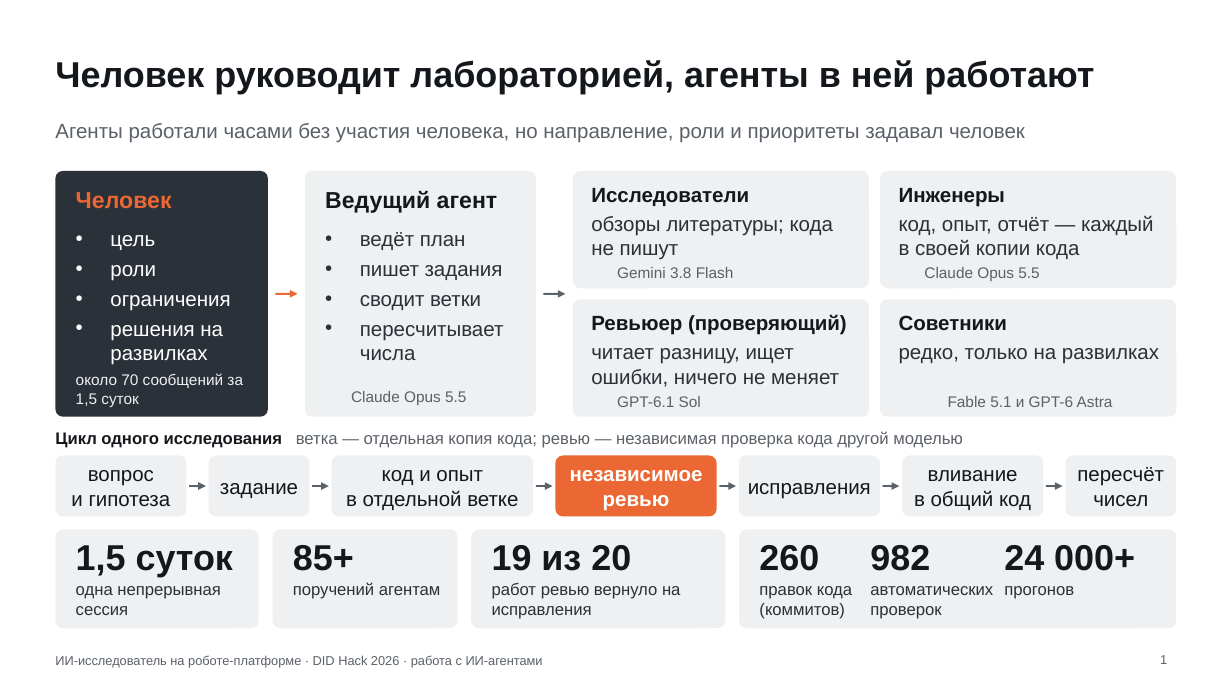
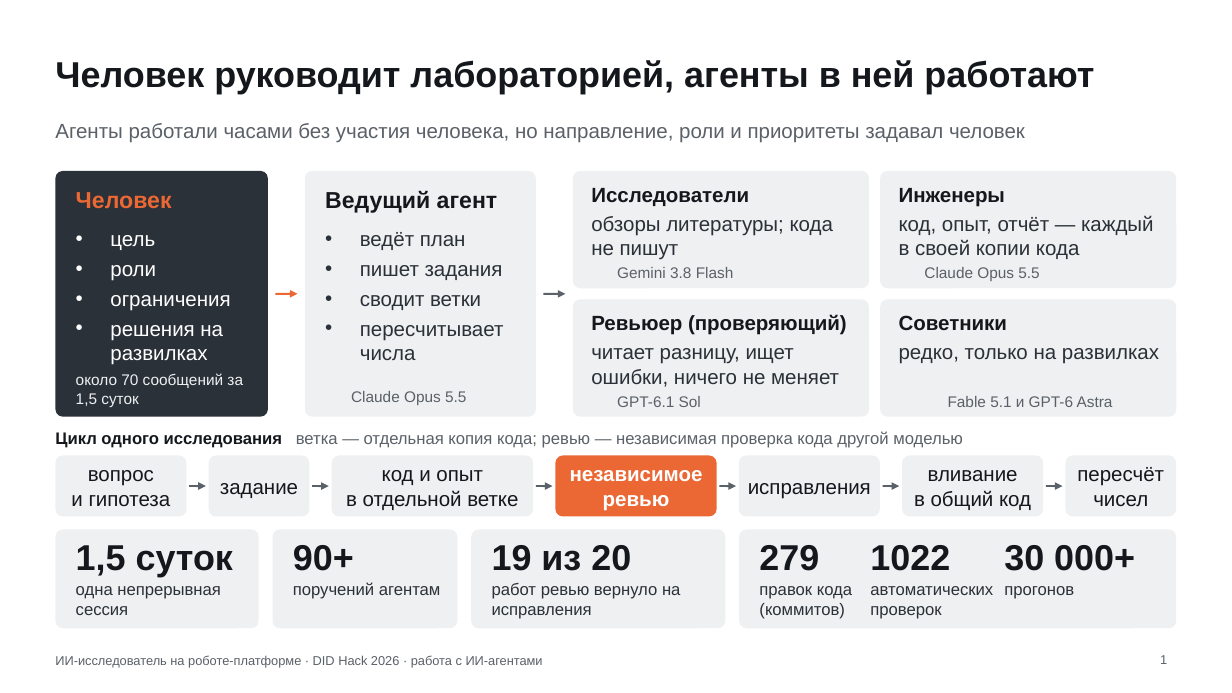
Before and after one commit to Mput13/did-hack, a slide deck: slide 1 of presentation/ai_process.pptx. Drawn at 1232x693 pixels with LibreOffice and Linux fonts; fonts in the diff are those of the drawing; background and template pictures are left out. Boxes give left, top, right and bottom in pixels: in the first picture for what was removed or moved away, otherwise in the second. Text is boxed around its words. In the diff, an @@ line names an element or a change of style, - is before the commit and + after.

```diff
--- a/presentation/ai_process.pptx
+++ b/presentation/ai_process.pptx
@@ text at bbox=[293, 545, 354, 571]: text changed @@
-85+
+90+
@@ text at bbox=[759, 545, 819, 571]: text changed @@
-260
+279
@@ text at bbox=[870, 545, 950, 571]: text changed @@
-982
+1022
@@ text at bbox=[1004, 545, 1135, 571]: text changed @@
-24 000+
+30 000+
```
Also in this commit, not shown: 18 other files.
